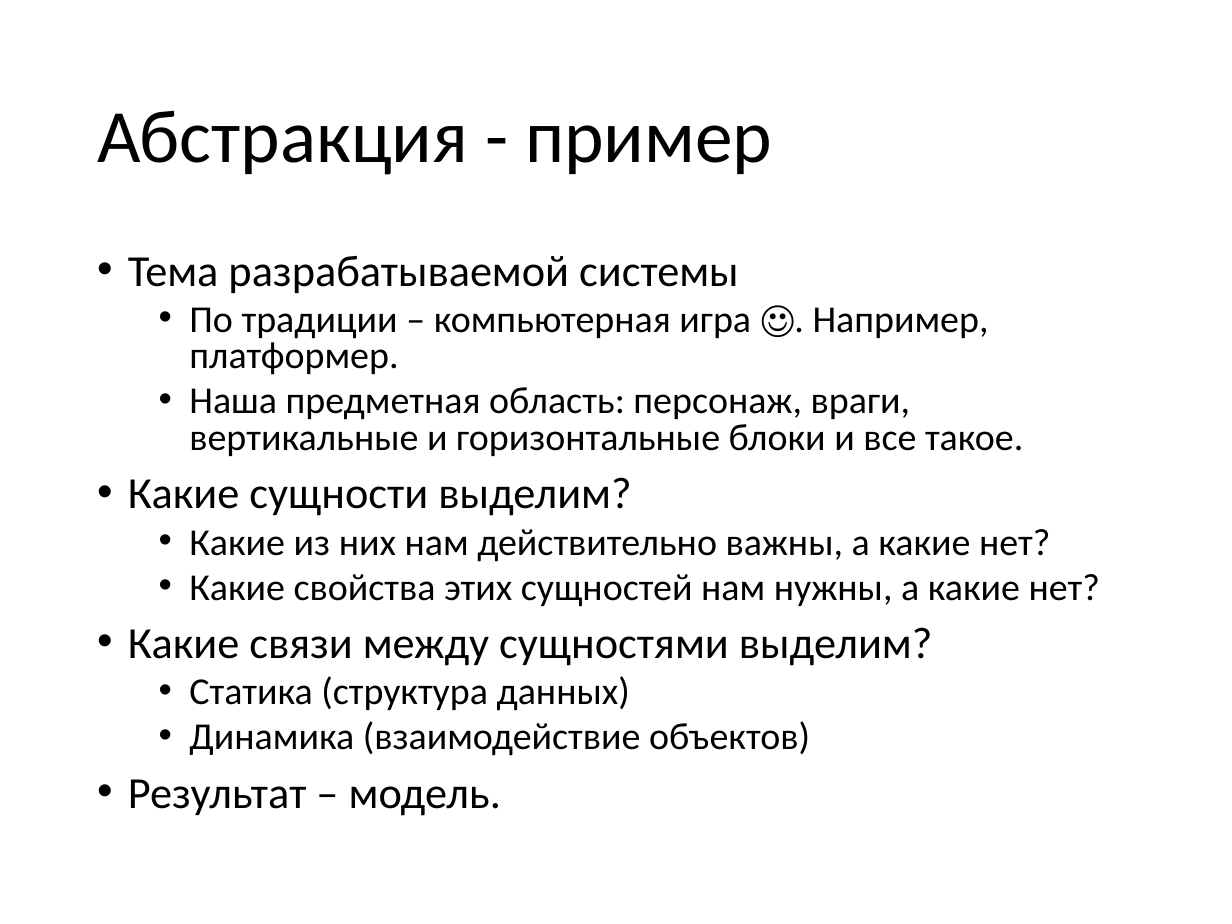
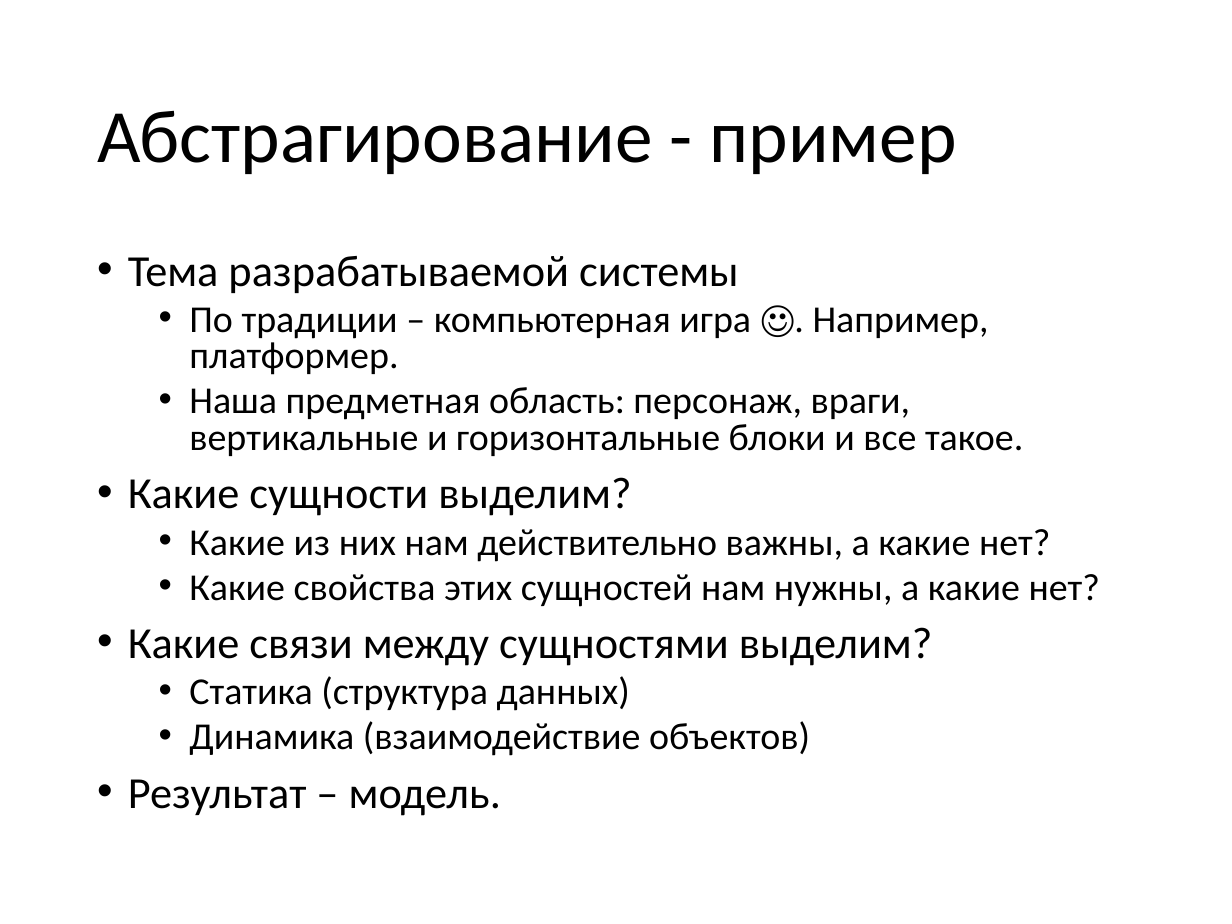
Before and after one commit to pelipas/OOP_2017, a slide deck: slide 32 of 01 Вводная.pptx (slide 22 before the commit). Drawn at 1232x924 pixels with LibreOffice and Linux fonts; fonts in the diff are those of the drawing. Boxes give left, top, right and bottom in pixels: in the first picture for what was removed or moved away, otherwise in the second. Text is boxed around its words. In the diff, an @@ line names an element or a change of style, - is before the commit and + after.

```diff
--- a/01 Вводная.pptx
+++ b/01 Вводная.pptx
@@ title at box(97, 110, 956, 174): text changed @@
-Абстракция - пример
+Абстрагирование - пример
```
Also in this commit, not shown: 13 other slides changed, 10 slides added.
